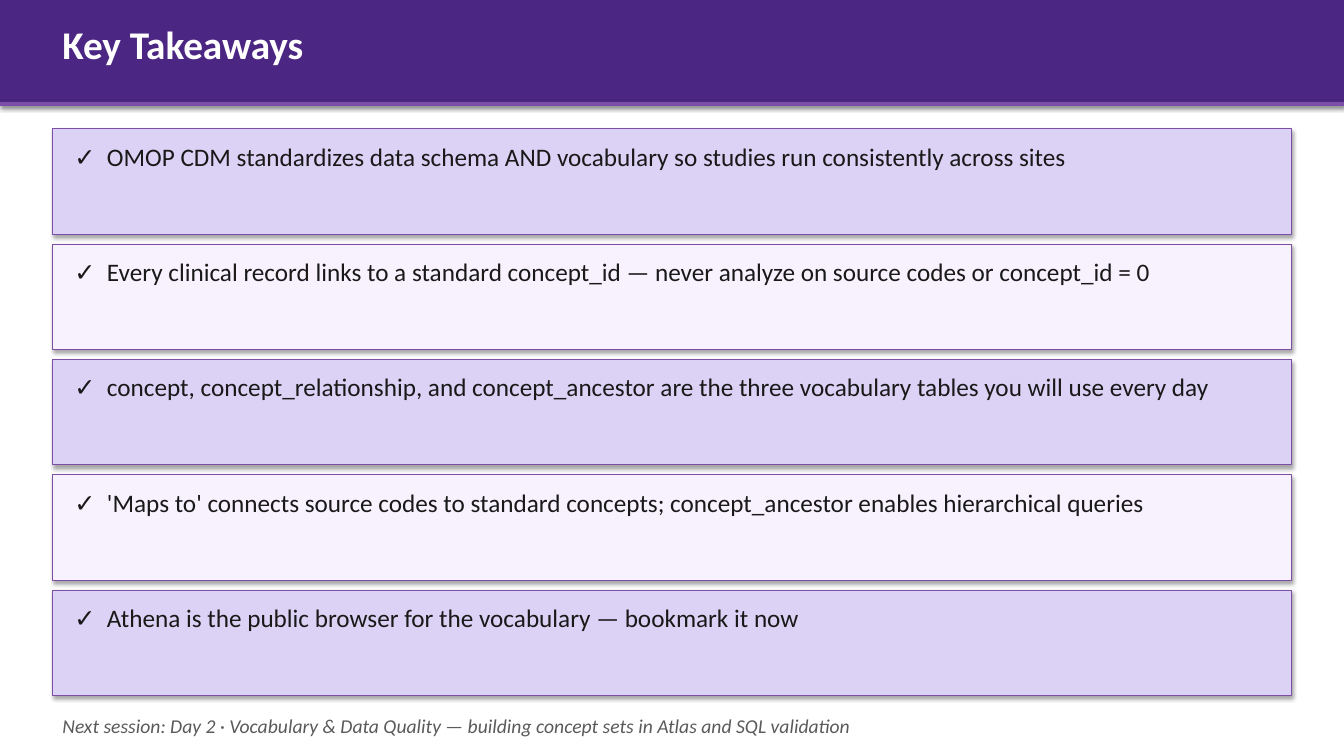
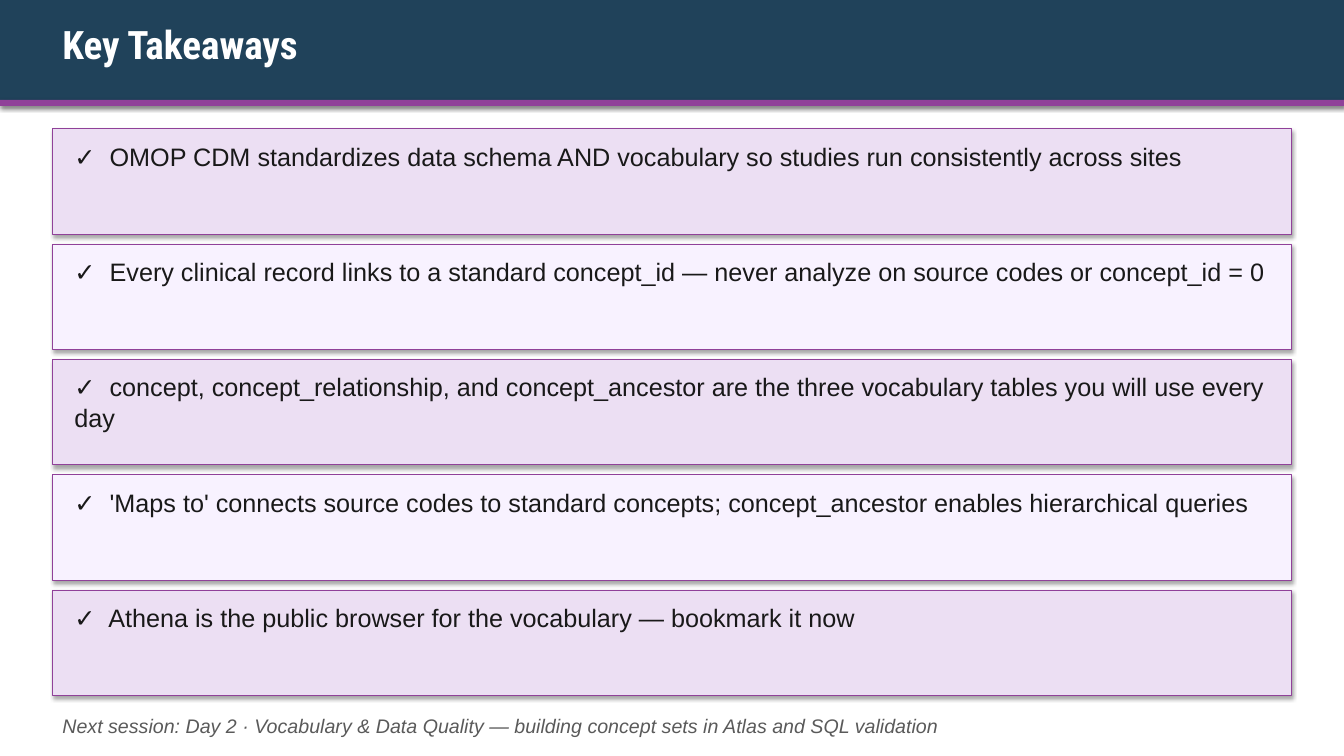
Before and after one commit to ALSTDI/ALS-RWE, a slide deck: slide 23 of docs/free-rwe-resources/train-the-trainer/training/day-01-omop-cdm/kit/Instructor-Deck-with-Notes.pptx (slide 18 before the commit). Drawn at 1344x756 pixels with LibreOffice and Linux fonts; fonts in the diff are those of the drawing. Boxes give left, top, right and bottom in pixels: in the first picture for what was removed or moved away, otherwise in the second. Text is boxed around its words. In the diff, an @@ line names an element or a change of style, - is before the commit and + after.

```diff
--- a/docs/free-rwe-resources/train-the-trainer/training/day-01-omop-cdm/kit/Instructor-Deck-with-Notes.pptx
+++ b/docs/free-rwe-resources/train-the-trainer/training/day-01-omop-cdm/kit/Instructor-Deck-with-Notes.pptx
@@ rectangle at (x1=0, y1=0, x2=1344, y2=106): fill #4B2682 to #20425A @@
@@ text "Key Takeaways" at (x1=62, y1=29, x2=297, y2=68): font Calibri to Roboto Condensed @@
@@ rectangle at (x1=0, y1=100, x2=1344, y2=106): fill #7B4FA8 to #904199 @@
@@ rectangle at (x1=52, y1=244, x2=1292, y2=349): outline #7B4FA8 0.75 pt to #904199 0.75 pt @@
@@ rectangle at (x1=52, y1=475, x2=1292, y2=580): outline #7B4FA8 0.75 pt to #904199 0.75 pt @@
@@ fill #DCD2F5 to #ECDFF3; outline #7B4FA8 0.75 pt to #904199 0.75 pt in 3 elements at (x1=52, y1=129, x2=1292, y2=234), (x1=52, y1=360, x2=1292, y2=465), (x1=52, y1=591, x2=1292, y2=696) @@
@@ font Calibri to Arial in 6 elements at (x1=110, y1=147, x2=1182, y2=171), (x1=110, y1=262, x2=1264, y2=287), (x1=74, y1=377, x2=1264, y2=432), (x1=110, y1=493, x2=1248, y2=517), (x1=108, y1=608, x2=854, y2=633), (x1=62, y1=719, x2=938, y2=737) @@
```
Also in this commit, not shown: 17 other slides changed, 6 slides added, 11 other files.
